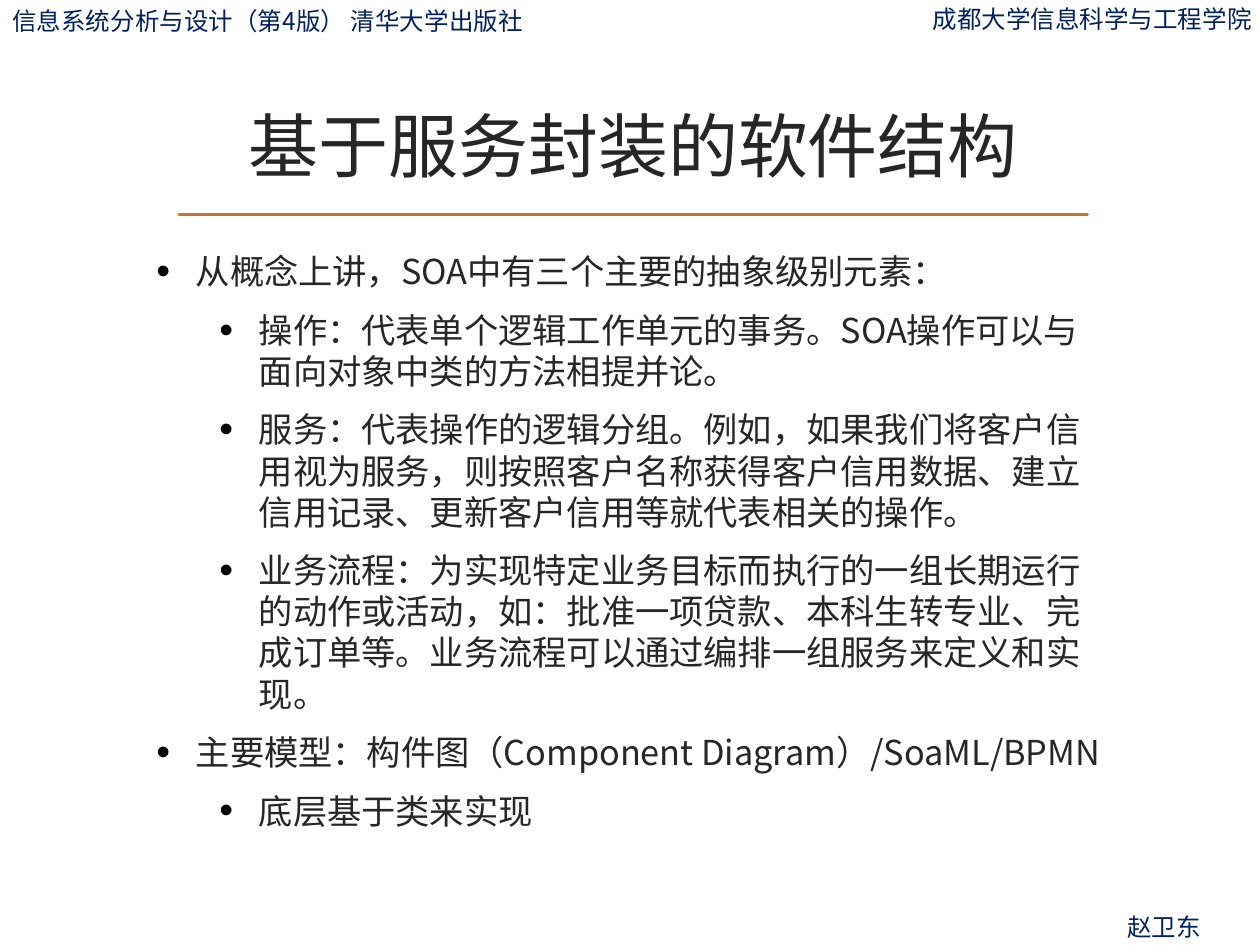
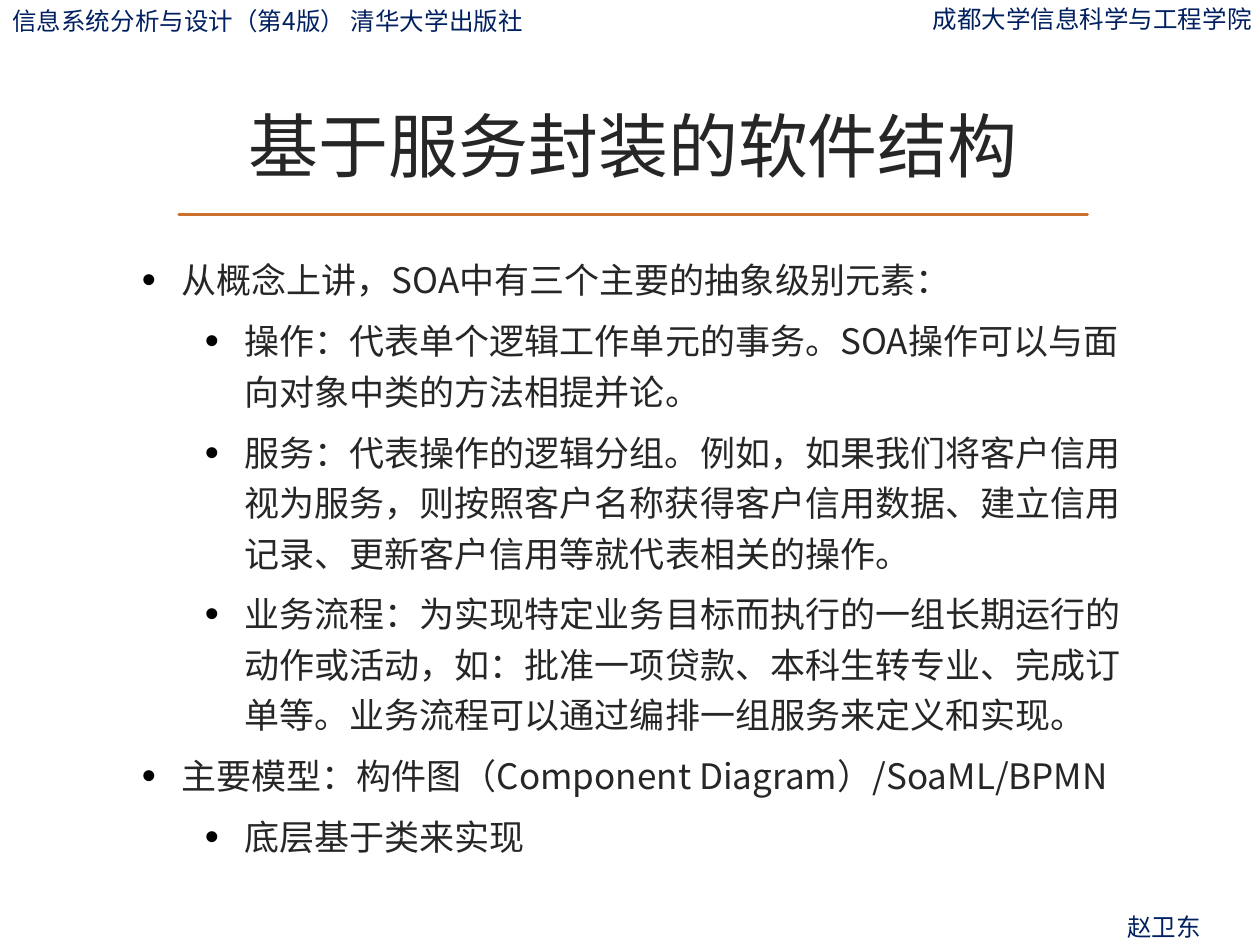
Before and after one commit to ylfagh/is_analysis-1, a slide deck: slide 23 of ppt/第9章-系统设计概述.pptx (slide 19 before the commit). Drawn at 1260x945 pixels with LibreOffice and Linux fonts; fonts in the diff are those of the drawing; background and template pictures are left out. Boxes give left, top, right and bottom in pixels: in the first picture for what was removed or moved away, otherwise in the second. Text is boxed around its words. In the diff, an @@ line names an element or a change of style, - is before the commit and + after.

```diff
--- a/ppt/第9章-系统设计概述.pptx
+++ b/ppt/第9章-系统设计概述.pptx
@@ text "从概念上讲，SOA中有三个主要的抽象级别元素：" moved from (x1=196, y1=254, x2=1100, y2=827) to (x1=181, y1=263, x2=1121, y2=853) @@
@@ text "从概念上讲，SOA中有三个主要的抽象级别元素：" at (x1=181, y1=263, x2=1121, y2=853): size 19.6 to 20 pt; line spacing 1 to 1.2; less space between paragraphs @@
```
Also in this commit, not shown: 6 other slides changed, 4 slides added, 1 other file.
